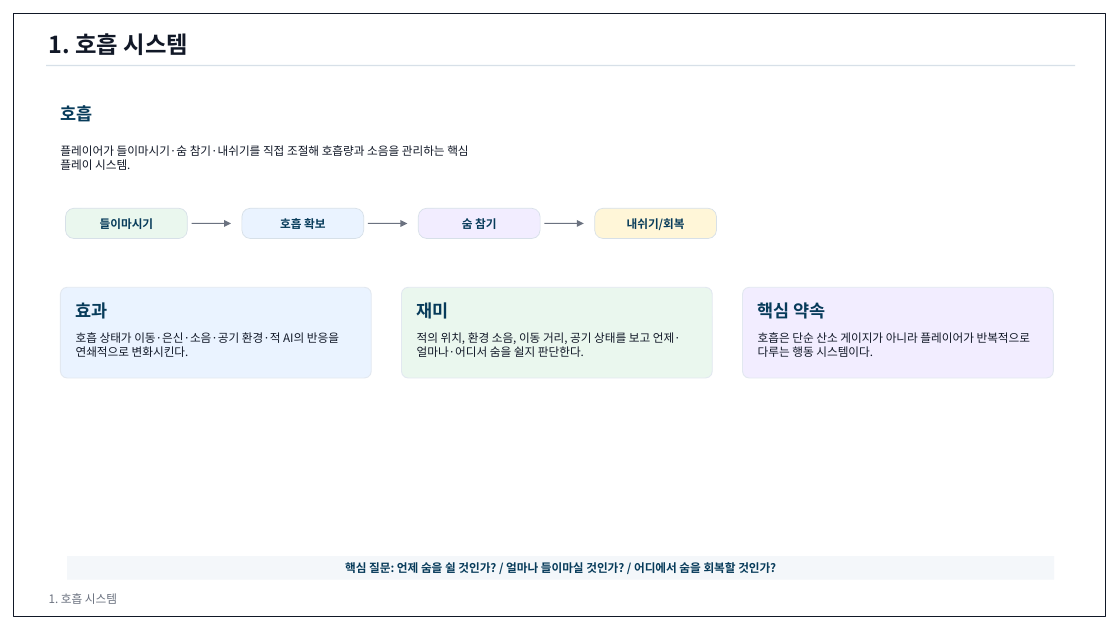
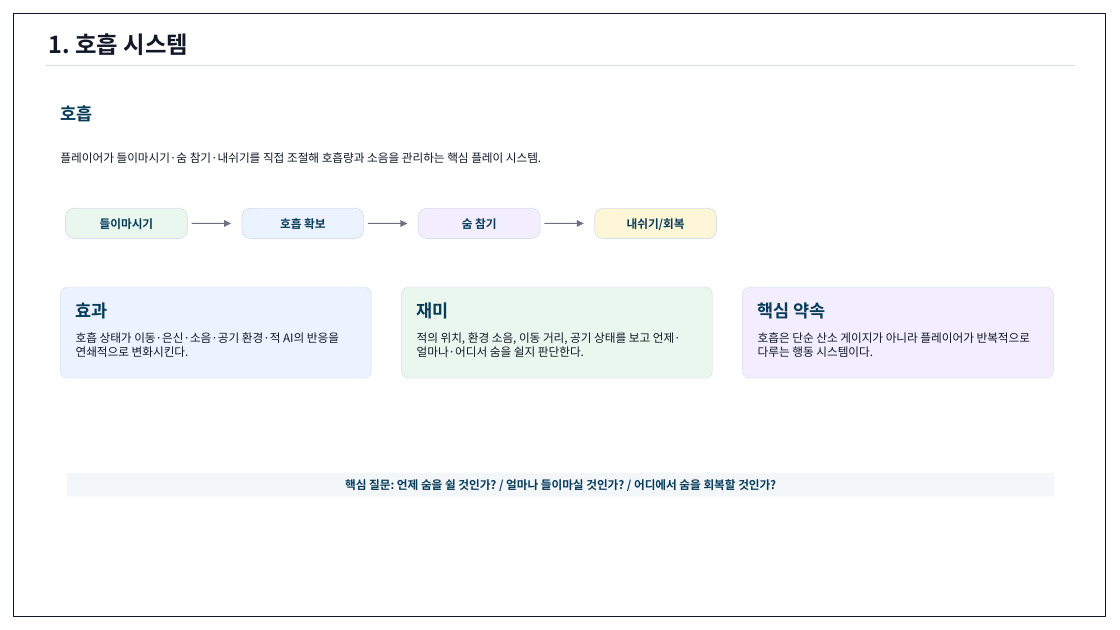
Before and after one commit to ysooj/Gihoek_8, a slide deck: slide 4 of [작업 중] 호흡 시스템 기획문서.pptx. Drawn at 1120x630 pixels with LibreOffice and Linux fonts; fonts in the diff are those of the drawing. Boxes give left, top, right and bottom in pixels: in the first picture for what was removed or moved away, otherwise in the second. Text is boxed around its words. In the diff, an @@ line names an element or a change of style, - is before the commit and + after.

```diff
--- a/[작업 중] 호흡 시스템 기획문서.pptx
+++ b/[작업 중] 호흡 시스템 기획문서.pptx
@@ text "플레이어가 들이마시기·숨 참기·내쉬기를 직접 조절해 ..." rewrapped from <box>60,145,468,170</box> to <box>60,152,541,163</box> @@
@@ rectangle "핵심 질문: 언제 숨을 쉴 ...": place and size @@
-rectangle "핵심 질문: 언제 숨을 쉴 ..." at <box>67,556,1054,580</box>
+rectangle "핵심 질문: 언제 숨을 쉴 ..." at <box>67,473,1054,497</box>
@@ text removed at <box>49,593,117,604</box> @@
-1. 호흡 시스템
```
Also in this commit, not shown: 2 other slides changed, 3 other files.
